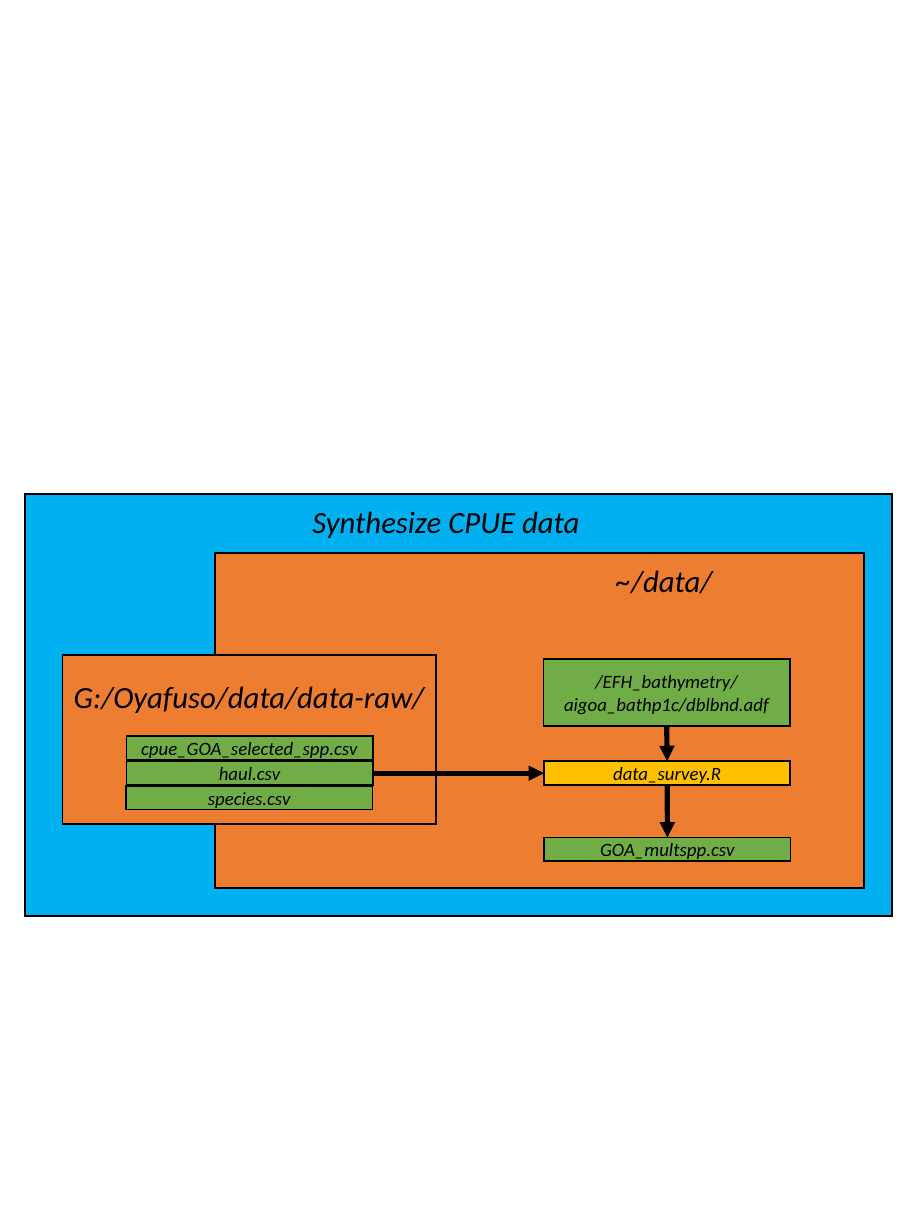
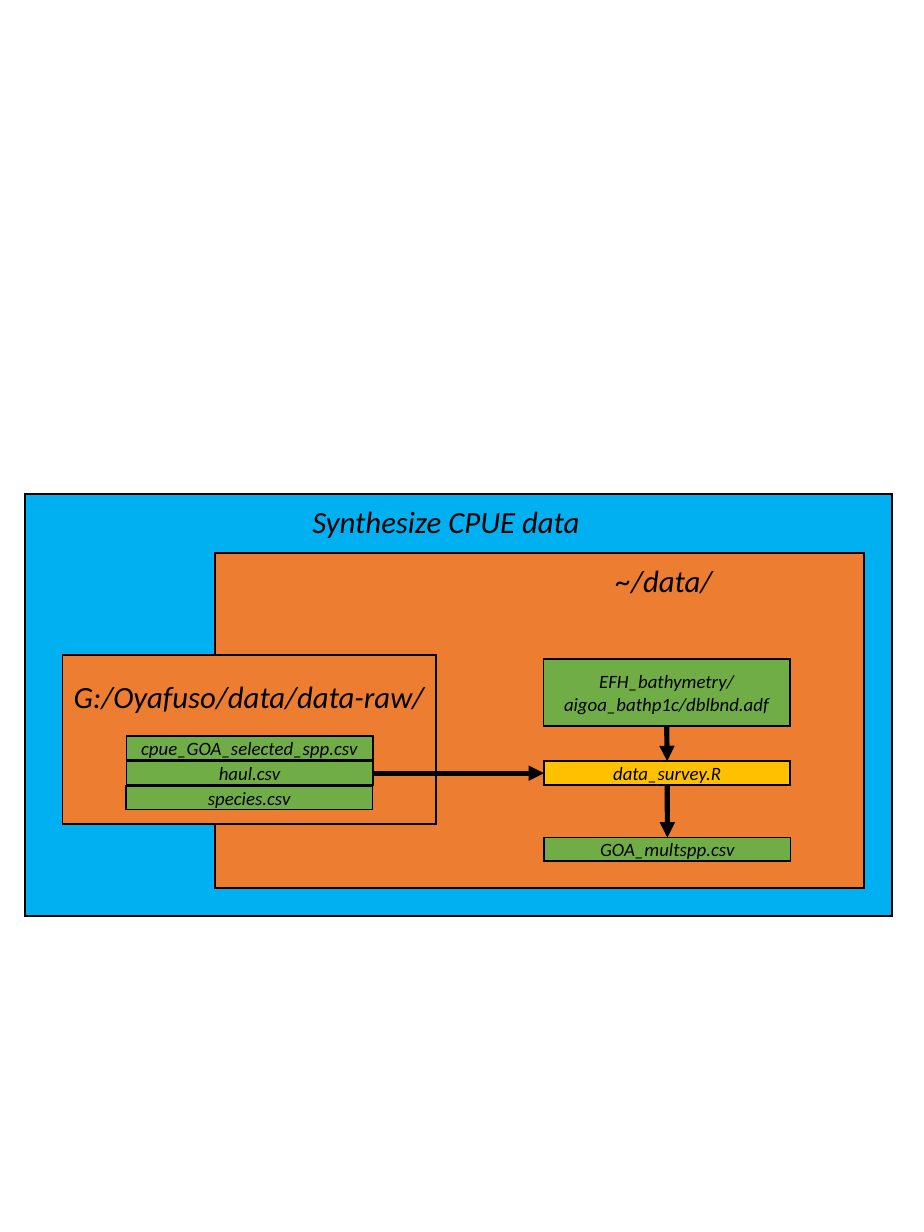
Before and after one commit to zoyafuso-NOAA/MS_OM_GoA, a slide deck: slide 2 of graphics/WorkFlow.pptx. Drawn at 924x1232 pixels with LibreOffice and Linux fonts; fonts in the diff are those of the drawing. Boxes give left, top, right and bottom in pixels: in the first picture for what was removed or moved away, otherwise in the second. Text is boxed around its words. In the diff, an @@ line names an element or a change of style, - is before the commit and + after.

```diff
--- a/graphics/WorkFlow.pptx
+++ b/graphics/WorkFlow.pptx
@@ text in rectangle at [564, 675, 769, 714]: text changed @@
-/EFH_bathymetry/aigoa_bathp1c/dblbnd.adf
+EFH_bathymetry/aigoa_bathp1c/dblbnd.adf
```
Also in this commit, not shown: 1 other slide changed, 1 slide added, 3 other files.
